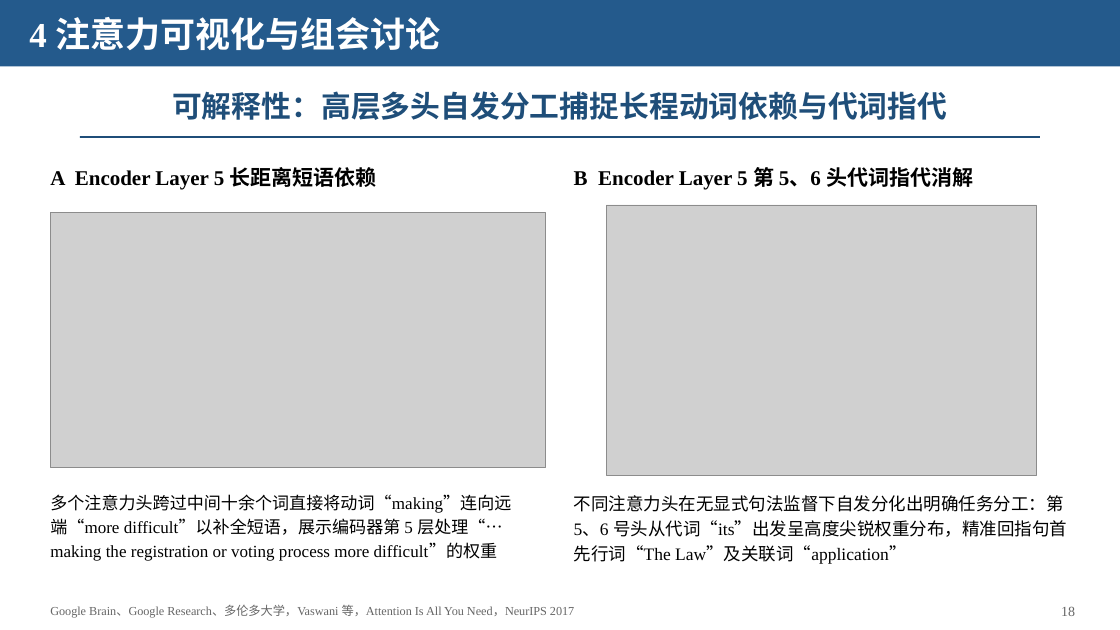
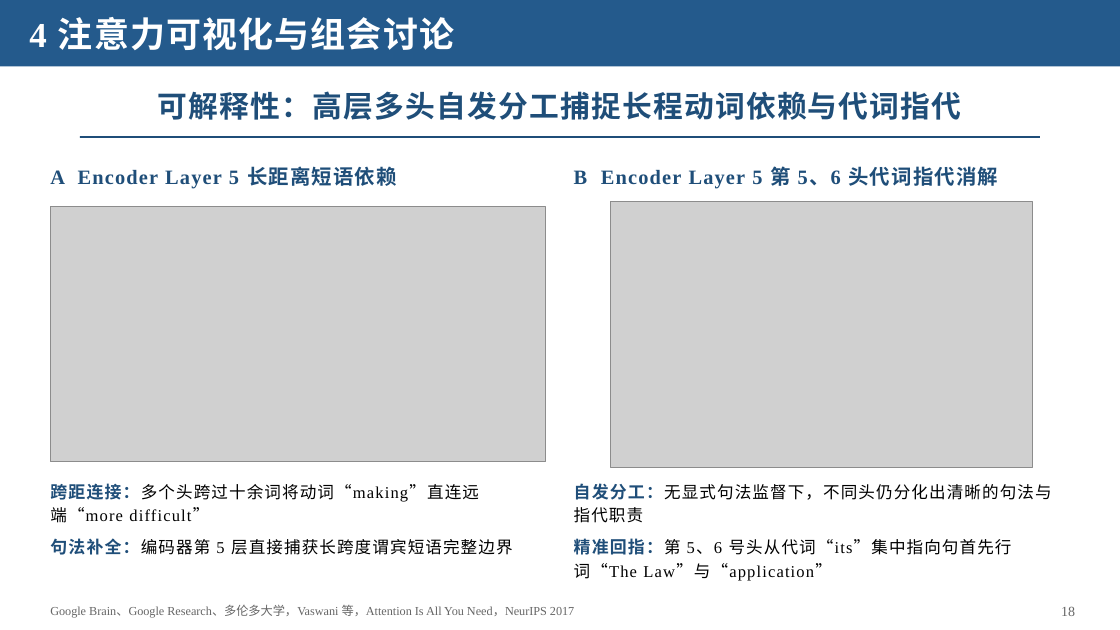
Before and after one commit to Starxy/skills, a slide deck: slide 18 of skills/ppt-craft/assets/academic-blue-template.pptx. Drawn at 1120x630 pixels with LibreOffice and Linux fonts; fonts in the diff are those of the drawing; grey boxes stand for pictures. Boxes give left, top, right and bottom in pixels: in the first picture for what was removed or moved away, otherwise in the second. Text is boxed around its words. In the diff, an @@ line names an element or a change of style, - is before the commit and + after.

Commit message:
feat(ppt-craft): 细化文字三色与图表配色边界、排版间距及禁大字卡规范并更新默认模板

```diff
--- a/skills/ppt-craft/assets/academic-blue-template.pptx
+++ b/skills/ppt-craft/assets/academic-blue-template.pptx
@@ text "4 注意力可视化与组会讨论" at <box>29,17,454,50</box>: letter spacing 0 to 1 pt @@
@@ title "可解释性：高层多头自发分工捕捉长程动词依赖与代词指代" at <box>158,91,962,120</box>: letter spacing 0 to 1 pt @@
@@ text "A Encoder Layer 5 长距离短语依赖" at <box>50,166,397,189</box>: size 18 to 17.5 pt, text colour #000000 to #1F4E79, letter spacing 0 to 1 pt; line spacing 1.18 to 1.2 @@
@@ text "B Encoder Layer 5 第 ..." at <box>574,164,998,190</box>: size 18 to 17.5 pt, text colour #000000 to #1F4E79, letter spacing 0 to 1 pt; line spacing 1.18 to 1.2 @@
@@ picture: place and size @@
-picture at <box>50,213,546,468</box>
+picture at <box>50,207,546,462</box>
@@ picture: place and size @@
-picture at <box>607,205,1037,476</box>
+picture at <box>611,202,1033,467</box>
@@ text at <box>50,483,513,555</box>: text changed; size 14.6 to 14.2 pt; font Times New Roman to Noto Sans CJK SC @@
-多个注意力头跨过中间十余个词直接将动词“making”连向远端“more difficult”以补全短语，展示编码器第 5 层处理“…making the registration or voting process more difficult”的权重
+跨距连接：多个头跨过十余词将动词“making”直连远端“more difficult”
+句法补全：编码器第 5 层直接捕获长跨度谓宾短语完整边界
@@ text at <box>574,483,1051,580</box>: text changed; size 15 to 14.2 pt @@
-不同注意力头在无显式句法监督下自发分化出明确任务分工：第 5、6 号头从代词“its”出发呈高度尖锐权重分布，精准回指句首先行词“The Law”及关联词“application”
+自发分工：无显式句法监督下，不同头仍分化出清晰的句法与指代职责
+精准回指：第 5、6 号头从代词“its”集中指向句首先行词“The Law”与“application”
```
Also in this commit, not shown: 19 other slides changed, 7 other files.
